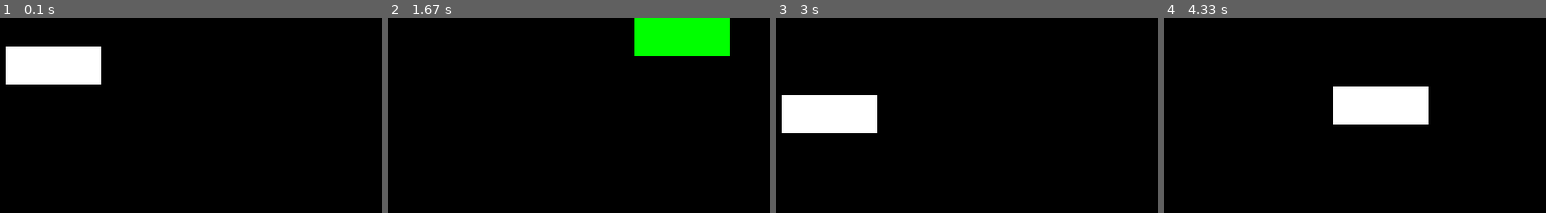
Above: before the commit, frames 1-4 (left to right).
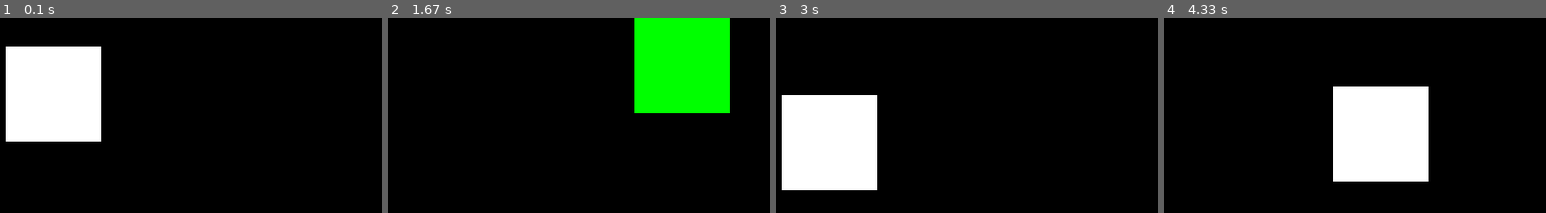
Above: after the commit, the same moments.

Repository: vihaandarcy-python/Python
Game: pygame game, started from python challanges/zip/pygame, square task 3.py
Two runs of this game, one before a commit and one after it. Both use one fixed random seed, a clock stepped at 60 frames per second and the inputs below.
Inputs:
- Up to frame 1 (0.1 s): no input
- Up to frame 2 (1.67 s): hold Right 0.33-0.8 s; hold Up 0.83-1.13 s; hold Right 1.17-1.63 s
- Up to frame 3 (3 s): hold Left 1.67-2.2 s; hold Down 2.23-2.53 s; hold Left 2.57-2.97 s
- Up to frame 4 (4.33 s): hold Up 3-3.37 s; hold Right 3.4-4.03 s; hold Down from 4.07 s (still down)

The runs differ from the first frame. In frame 1, 7.3% of the frame differs, in the area x 1-27%, y 34-64%; in frame 2, 7.3%; in frame 3, 7.3%; in frame 4, 7.3%.

Commit message:
pygame  1 hw

Diff:
--- /dev/null
+++ b/python challanges/zip/pygame 1 hw.py
@@ -0,0 +1,44 @@
+import pygame
+import sys
+
+
+pygame.init()
+
+screen = pygame.display.set_mode((640, 480))
+
+pygame.display.set_caption("My first game screen")
+WHITE = (255, 255, 255)
+BLUE = (0, 0, 255)
+BLACK = (0, 0, 0)
+
+rect_width = 120
+rect_height = 80
+
+rect_x = (640 - rect_width) // 2
+rect_y = (480 - rect_height) // 2
+
+font = pygame.font.SysFont("Times New Roman", 30)
+text = font.render("Say Hi to bob the rectangle!", True, BLACK)
+
+text_rect = text.get_rect(center=(rect_x + rect_width // 2,
+                                  rect_y + rect_height // 2))
+
+running = True
+while running:
+
+
+    for event in pygame.event.get():
+        if event.type == pygame.QUIT:
+            running = False
+
+
+    screen.fill(WHITE)
+
+    pygame.draw.rect(screen, BLUE, (rect_x, rect_y, rect_width, rect_height))
+
+    screen.blit(text, (180, 50))
+
+    pygame.display.update()
+
+pygame.quit()
+sys.exit()
--- a/python challanges/zip/pygame, square task 3.py
+++ b/python challanges/zip/pygame, square task 3.py
@@ -16,7 +16,7 @@
     current_color = colors['white']
 
     x, y = 30, 30
-    sprite_width, sprite_hieght = 100, 40
+    sprite_width, sprite_hieght = 100, 100
 
     clock = pygame.time.Clock()
 
